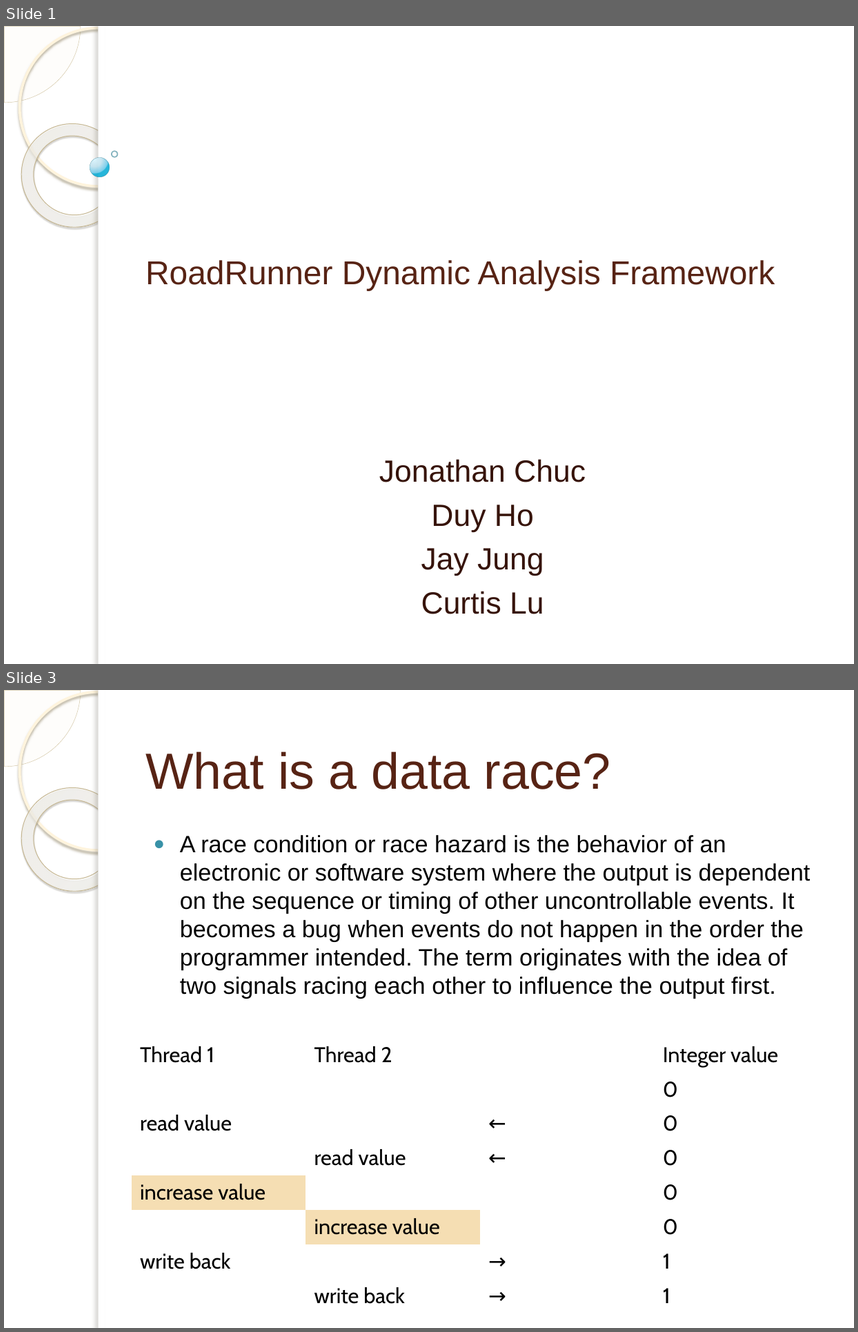
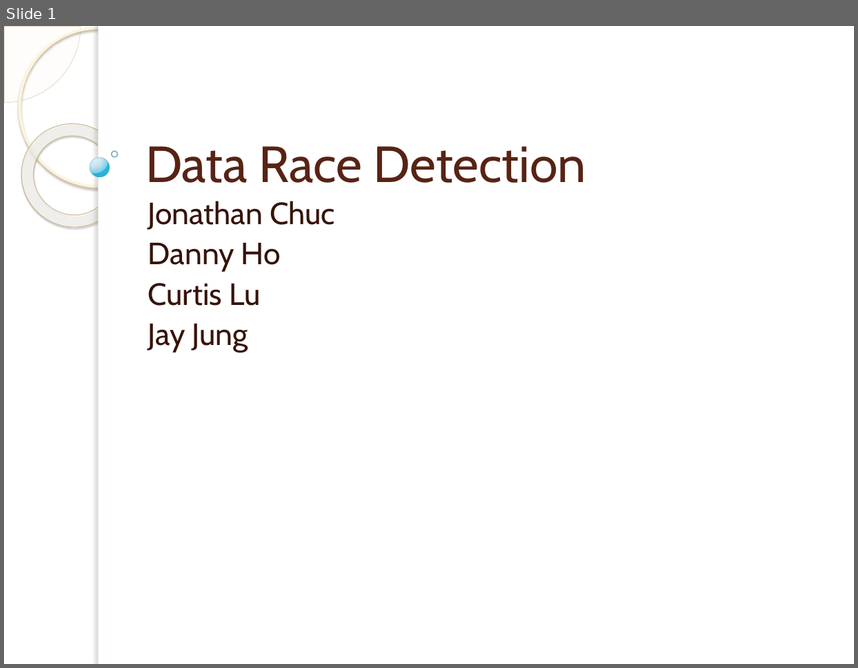
Before and after one commit to curtislu/CS356Projects, a slide deck: roadrunner.pptx. Shown one above the other, each under a label of ours: slides 1 and 3 before the commit, slide 1 after it; the slides between them are not shown. The pictures are 858x1332 and 858x668 pixels, drawn with LibreOffice and Linux fonts; fonts in the diff are those of the drawing; background and template pictures are left out. Boxes give left, top, right and bottom in pixels: in the first picture for what was removed or moved away, otherwise in the second. Text is boxed around its words. In the diff, an @@ line names an element or a change of style, - is before the commit and + after.

```diff
--- a/roadrunner.pptx
+++ b/roadrunner.pptx
@@ slide 3 removed at (x1=4, y1=690, x2=854, y2=1328), background picture (left out); not listed: 5 template elements that a slide beside it also shows @@
@@ title removed at (x1=146, y1=751, x2=611, y2=789) @@
-What is a data race?
@@ text removed at (x1=180, y1=835, x2=811, y2=998) @@
-● A race condition or race hazard is the behavior of an electronic or software system where the output is dependent on the sequence or timing of other uncontrollable events. It becomes a bug when events do not happen in the order the programmer intended. The term originates with the idea of two signals racing each other to influence the output first.
@@ table removed at (x1=132, y1=1037, x2=829, y2=1309), 8 rows, 4 columns @@
-Thread 1 | Thread 2 |  | Integer value
- |  |  | 0
-read value |  | ← | 0
- | read value | ← | 0
-increase value |  |  | 0
- | increase value |  | 0
-write back |  | → | 1
- | write back | → | 1
@@ slide 1 changed as well @@
@@ title at (x1=145, y1=146, x2=586, y2=183): text changed; size 28 to 43 pt; font Arial to Cabin @@
-RoadRunner Dynamic Analysis Framework
+Data Race Detection
@@ subtitle "Jonathan Chuc" moved from (x1=379, y1=459, x2=586, y2=614) to (x1=148, y1=201, x2=335, y2=352) @@
@@ subtitle at (x1=148, y1=201, x2=335, y2=352): font Arial to Cabin in "Jonathan Chuc", "Jay Jung"; alignment centre to left; line spacing 1 to 0.9 @@
@@ subtitle at (x1=148, y1=243, x2=281, y2=305): text changed; font Arial to Cabin @@
-Duy Ho
+Danny Ho
+Curtis Lu
@@ subtitle at (x1=421, y1=590, x2=544, y2=614): paragraph removed @@
-Curtis Lu
```
Also in this commit, not shown: 4 other slides changed, 1 slide added.
